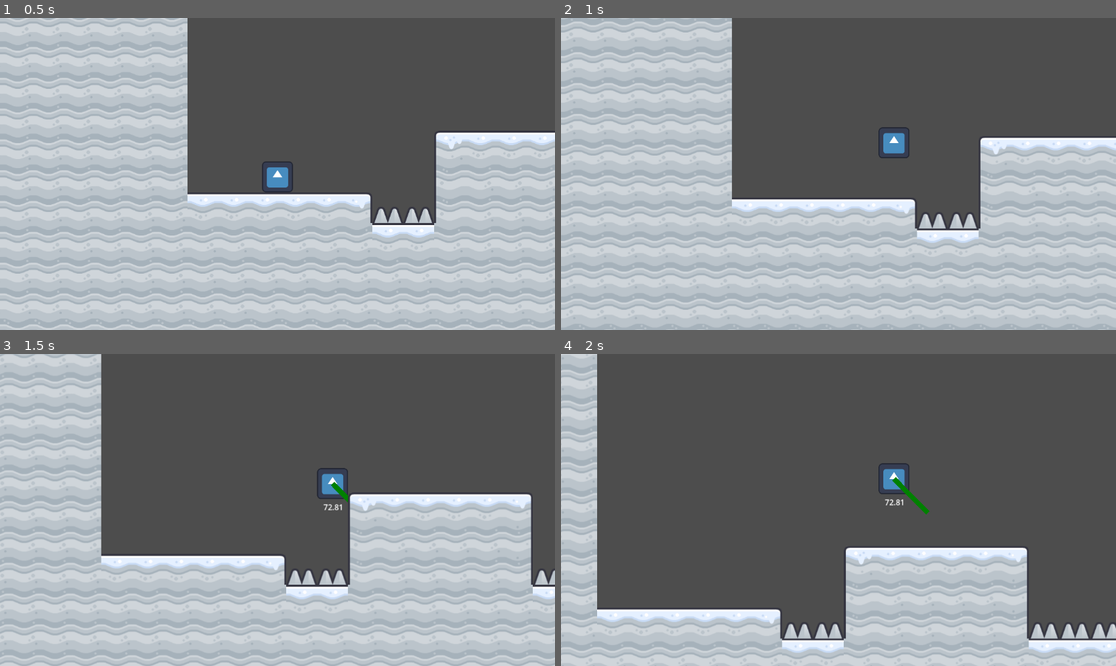
Above: before the commit, frames 1-4 (two rows, left to right).
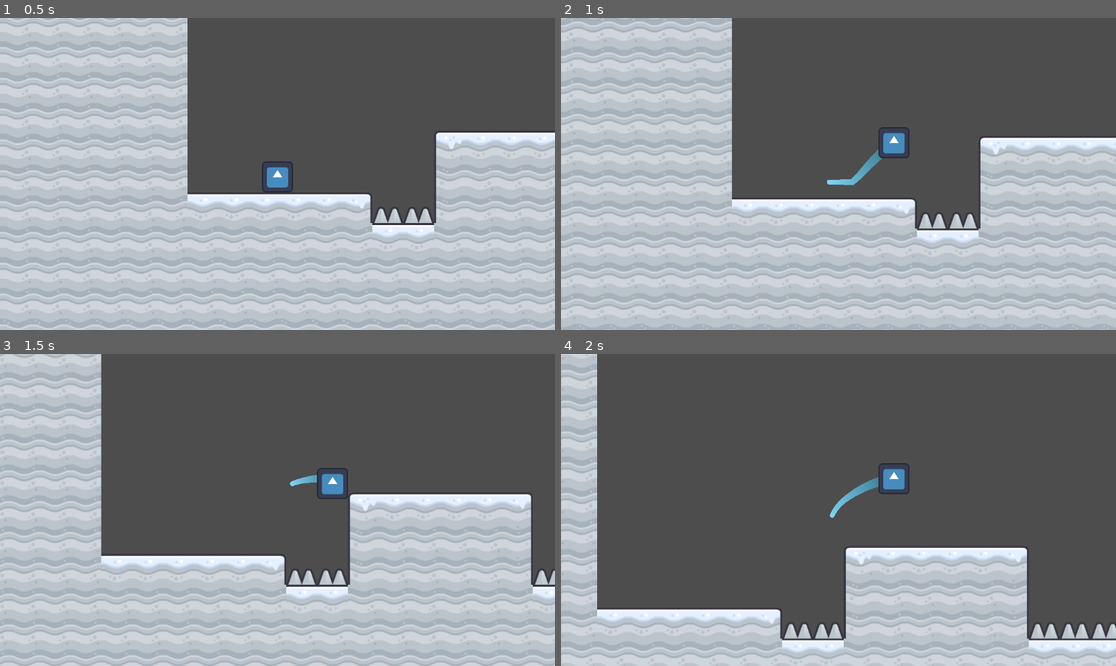
Above: after the commit, the same moments.

Repository: Emarald64/gliding-game
Game: Godot game, scene res://Scenes/main.tscn
The game is run twice, just before and just after one commit, with the same random seed, the same clock (stepped at 60 frames per second) and the same inputs. The engine's default icon, where the game draws it, is replaced by a stand-in: a white triangle on a blue panel in a dark square.
Inputs:
- Up to frame 1 (0.5 s): no input
- Up to frame 2 (1 s): tap Enter at 0.5 s; hold Right (move_right) from 0.53 s (still down); hold Shift (glide) from 0.53 s (still down); tap Space (jump) at 0.77 s
- Up to frame 3 (1.5 s): keep holding Right (move_right); release Shift (glide) at 1.28 s; tap Shift (glide) at 1.35 s
- Up to frame 4 (2 s): keep holding Right (move_right); tap Space (jump) at 1.52 s

Frame 1 is identical in both runs. In frame 2, 0.3% of the frame differs, in the area x 47-58%, y 42-54%; in frame 3, 0.2%; in frame 4, 0.4%, in the area x 48-67%, y 39-53%.

Commit message:
added trail behind player

Diff:
--- a/Scenes/main.tscn
+++ b/Scenes/main.tscn
@@ -209,7 +209,7 @@
 position = Vector2(187, 346)
 
 [node name="Glide Instructions" type="PanelContainer" parent="."]
-z_index = -1
+z_index = -3
 offset_left = 1535.0
 offset_top = 74.0
 offset_right = 1761.0
--- a/Scenes/player.gd
+++ b/Scenes/player.gd
@@ -17,6 +17,8 @@
 
 const maxJumpTime:=0.125
 const JUMP_VELOCITY = -300.0
+
+const TrailLength=20
 
 var hasjumped:=false
 var jumpTime:=0.0
@@ -107,6 +109,10 @@
 	if Input.is_action_just_pressed("respawn"):
 		respawn()
 
+	if $Trail.get_point_count()>TrailLength:
+		$Trail.remove_point(TrailLength)
+	$Trail.add_point(global_position,0)
+
 	var direction := Input.get_axis("move_left", "move_right")
 	if not gliding:
 		if direction:
@@ -121,6 +127,7 @@
 	global_position=checkpoint.global_position
 	velocity=Vector2.ZERO
 	$Camera2D.add_trauma(0.3)
+	resetTrail()
 	if gliding:stopGlide()
 
 func stopGlide()->void:
@@ -134,3 +141,6 @@
 		assert(booster is GlideBooster)
 		return booster.boost
 	return 0
+
+func resetTrail()->void:
+	$Trail.clear_points()
--- a/Scenes/player.tscn
+++ b/Scenes/player.tscn
@@ -1,10 +1,17 @@
-[gd_scene load_steps=4 format=3 uid="uid://da8lq01v6vb0c"]
+[gd_scene load_steps=6 format=3 uid="uid://da8lq01v6vb0c"]
 
 [ext_resource type="Script" uid="uid://blod3f0tdvexn" path="res://Scenes/player.gd" id="1_cvnsp"]
 [ext_resource type="Texture2D" uid="uid://hjjlabee4pki" path="res://icon.svg" id="2_6t5aa"]
 
 [sub_resource type="RectangleShape2D" id="RectangleShape2D_vgqql"]
 size = Vector2(64, 64)
+
+[sub_resource type="Curve" id="Curve_cvnsp"]
+_data = [Vector2(0, 1), 0.0, 0.0, 0, 0, Vector2(1, 0.5007113), 0.0, 0.0, 0, 0]
+point_count = 2
+
+[sub_resource type="Gradient" id="Gradient_cvnsp"]
+colors = PackedColorArray(0.2145, 0.46053335, 0.55, 1, 0.5035, 0.83093333, 0.95, 1)
 
 [node name="Player" type="CharacterBody2D"]
 collision_layer = 9
@@ -18,12 +25,14 @@
 texture = ExtResource("2_6t5aa")
 
 [node name="DebugGlideSpeed" type="Label" parent="."]
+visible = false
 offset_left = -19.0
 offset_top = 37.0
 offset_right = 21.0
 offset_bottom = 60.0
 
 [node name="DebugGlideAngle" type="Line2D" parent="."]
+visible = false
 points = PackedVector2Array(0, 0, 0, 0)
 
 [node name="Hurtbox" type="Area2D" parent="."]
@@ -44,4 +53,13 @@
 wait_time = 0.2
 one_shot = true
 
+[node name="Trail" type="Line2D" parent="."]
+show_behind_parent = true
+top_level = true
+z_index = -1
+width = 20.0
+width_curve = SubResource("Curve_cvnsp")
+gradient = SubResource("Gradient_cvnsp")
+end_cap_mode = 2
+
 [connection signal="body_entered" from="Hurtbox" to="." method="respawn" unbinds=1]
